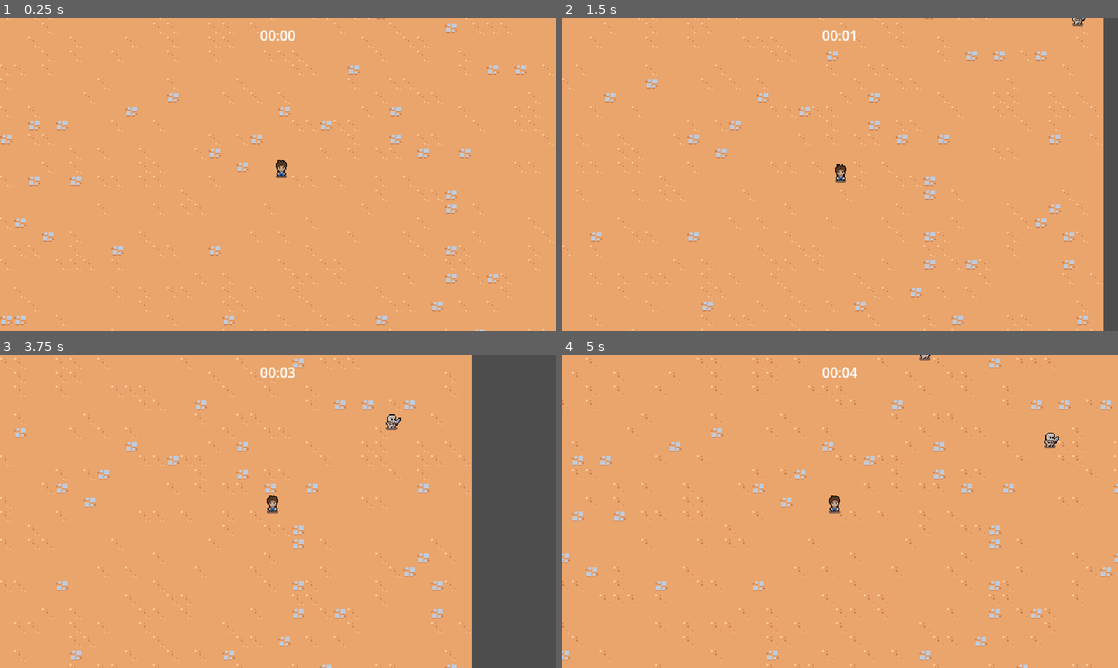
Above: before the commit, frames 1-4 (two rows, left to right).
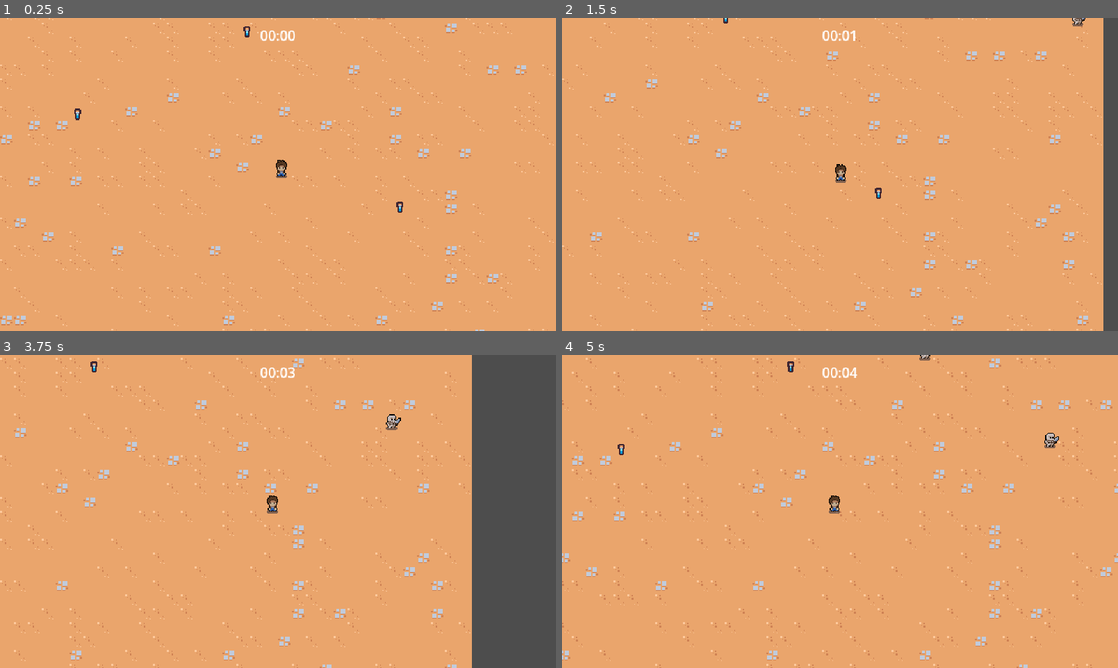
Above: after the commit, the same moments.

Repository: overbyte/survivors
Game: Godot game, scene res://scenes/main.tscn
Two runs of this game, one before a commit and one after it. Both use one fixed random seed, a clock stepped at 60 frames per second and the inputs below.
Inputs:
- Up to frame 1 (0.25 s): no input
- Up to frame 2 (1.5 s): hold D (move_right) 0.53-1.28 s; hold S (move_down) from 1.28 s (still down)
- Up to frame 3 (3.75 s): release S (move_down) at 2.03 s; hold D (move_right) 2.03-2.78 s; hold W (move_up) 2.78-3.53 s; hold A (move_left) from 3.53 s (still down)
- Up to frame 4 (5 s): keep holding A (move_left)

The runs differ from the first frame. In frame 1, 0.1% of the frame differs, in the area x 13-73%, y 2-63%; in frame 2, less than 0.1%; in frame 3, less than 0.1%; in frame 4, less than 0.1%.

Commit message:
add a few experience vials to the main scene to test self destruction

Diff:
--- a/scenes/main.tscn
+++ b/scenes/main.tscn
@@ -6,6 +6,7 @@
 [ext_resource type="PackedScene" uid="uid://d1jkjnr3mf6il" path="res://scenes/manager/arena_time_manager.tscn" id="2_d3nlx"]
 [ext_resource type="PackedScene" uid="uid://b0bj8xr2lr4uv" path="res://scenes/game_object/game_camera/game_camera.tscn" id="2_u4y6r"]
 [ext_resource type="TileSet" uid="uid://dbufhalqy7ccd" path="res://resources/background_tileset.tres" id="6_skfj1"]
+[ext_resource type="PackedScene" uid="uid://b86brtwt6tcq5" path="res://scenes/game_object/experience_vial/experience_vial.tscn" id="7_pye7u"]
 
 [node name="Main" type="Node"]
 
@@ -24,3 +25,15 @@
 
 [node name="Player" parent="." instance=ExtResource("1_i6mbg")]
 position = Vector2(388, 291)
+
+[node name="ExperienceVial" parent="." instance=ExtResource("7_pye7u")]
+position = Vector2(525, 326)
+
+[node name="ExperienceVial2" parent="." instance=ExtResource("7_pye7u")]
+position = Vector2(549, 100)
+
+[node name="ExperienceVial3" parent="." instance=ExtResource("7_pye7u")]
+position = Vector2(154, 219)
+
+[node name="ExperienceVial4" parent="." instance=ExtResource("7_pye7u")]
+position = Vector2(349, 124)
Not shown: 1 places in scenes/main.tscn that only renumber resources
